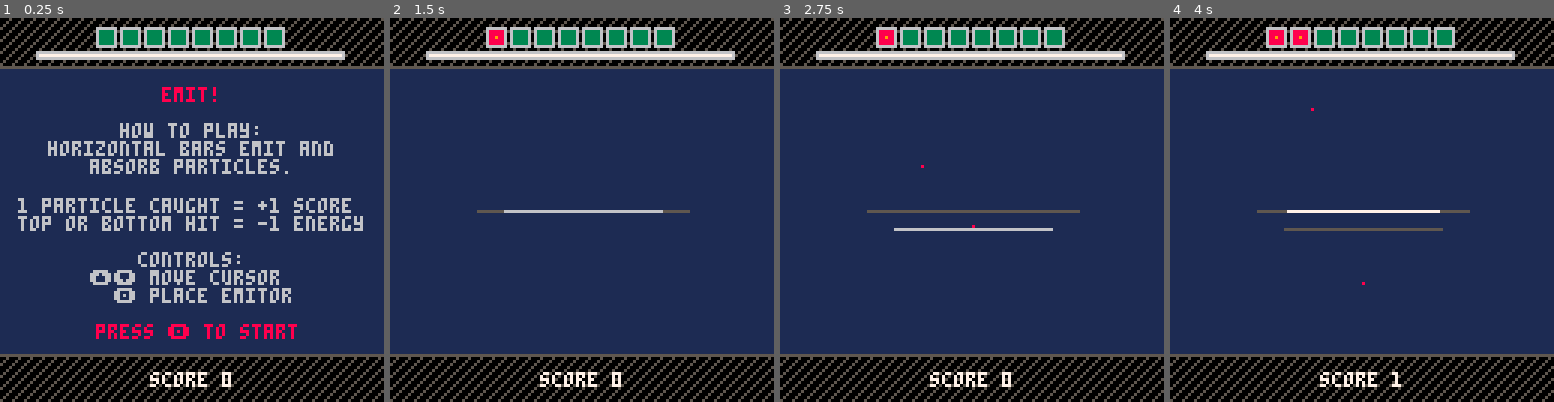
Above: before the commit, frames 1-4 (left to right).
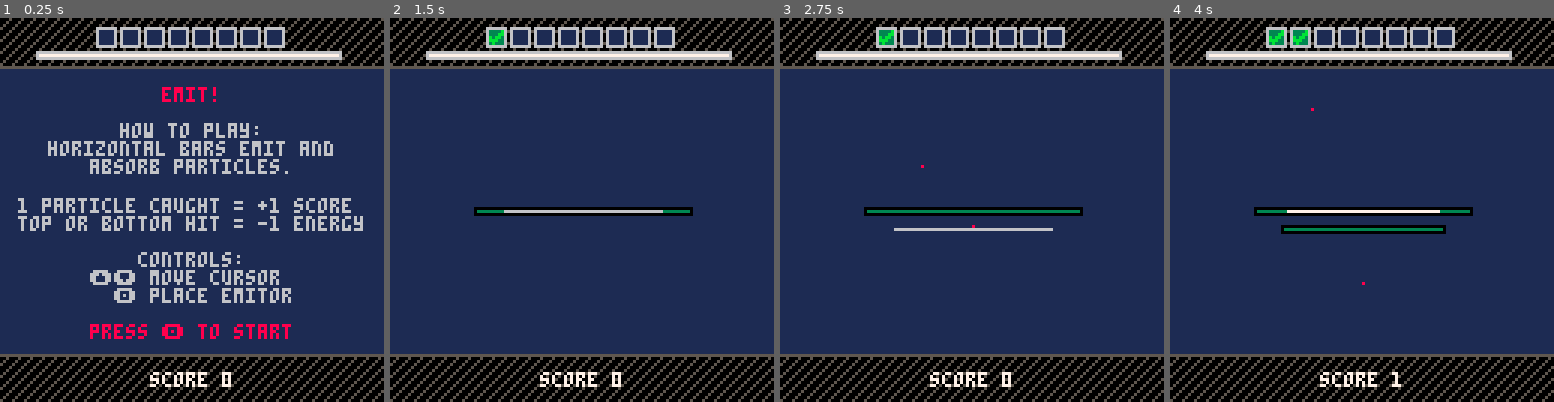
Above: after the commit, the same moments.

Repository: adam-sporka/pico-8-projects
Game: PICO-8 cartridge games/emitors/emitors.p8
Two runs of this game, one before a commit and one after it. Both use one fixed random seed, a clock stepped at 60 frames per second and the inputs below.
Inputs:
- Up to frame 1 (0.25 s): no input
- Up to frame 2 (1.5 s): tap O (Z key) at 0.33, 0.7, 1.43 s; tap X (X key) at 1.07 s
- Up to frame 3 (2.75 s): tap X (X key) at 2.07, 2.4, 2.73 s; tap O (Z key) at 2.22 s; hold Down from 2.42 s (still down)
- Up to frame 4 (4 s): release Down at 2.82 s; tap X (X key) at 3.07, 3.4, 3.73 s; tap O (Z key) at 3.1, 3.98 s; hold Up from 3.58 s (still down)

The runs differ from the first frame. In frame 1, 2.3% of the frame differs, in the area x 23-90%, y 3-84%; in frame 2, 2.3%; in frame 3, 2.6%; in frame 4, 3.3%, in the area x 21-90%, y 3-57%.

Commit message:
Emitors: Appearance

Diff:
--- a/games/emitors/emitors.p8
+++ b/games/emitors/emitors.p8
@@ -1,6 +1,8 @@
 pico-8 cartridge // http://www.pico-8.com
 version 16
 __lua__
+--emitors
+--by @adam_sporka
 last_y=0
 last_c=7
 function ctr(s,y,c,w)
@@ -17,6 +19,7 @@
 initial_energy=100
 max_emitors=8
 granularity=6
+emitor_crit_state=3
 --------
 screen=0
 frame=0
@@ -80,8 +83,9 @@
 		next=30,
 		shots=15,
 		draw=function(self)
-			clr=5
-			if self.shots<=3 then clr=2 end
+			rectfill(self.x1-1,self.y-1,self.x2+1,self.y+1,0)
+			clr=3
+			if self.shots<=emitor_crit_state then clr=2 end
 			line(self.x1,self.y,self.x2,self.y,clr)
 		end,
 		update=function(self)
@@ -102,6 +106,16 @@
 	})
 end
 --------
+function num_crit_emitors()
+	a=0
+	for e in all(emitors) do
+		if e.shots<=emitor_crit_state then
+			a+=1
+		end
+	end
+	return a
+end
+--------
 c=0 l=0 y=-1
 function new_current()
 	c=flr(64)
@@ -130,15 +144,19 @@
 end
 --------
 function draw_score()
+	crit=num_crit_emitors()
  for a=0,max_emitors-1 do
- 	s=6
- 	if #emitors<=a then s=3
+ 	s=4
+ 	if a<crit then s=5
+ 	elseif #emitors<=a then s=3
  	end
  	spr(s,64+a*8-max_emitors*4,2)
  end
- rectfill(12,11,12+102,13,6)
- line(13,12,13+100,12,0)
- line(13,12,13+energy,12,7)
+ rectfill(12,11,12+101,13,6)
+ line(13,12,13+99,12,0)
+ if energy>0 then
+	 line(13,12,13+energy-1,12,7)
+	end
 	score_lbl="score "..score
 	ctr(score_lbl,118,7)
 end
@@ -174,7 +192,7 @@
 	ctr("  🅾️ place emitor",nil,nil,1)
 	last_c=8
 	last_y=102
-	ctr("press 🅾️ to start")
+	ctr("press 🅾️ to start",nil,nil,1)
 end
 --------
 function draw_gameover()
@@ -248,146 +266,153 @@
 
 __gfx__
 00000000000000000005000500000000000000000000000000000000000000000000000000000000000000000000000000000000000000000000000000000000
-00000000000000000050005066666660666666606666666066666660666666600000000000000000000000000000000000000000000000000000000000000000
-00700700000000000500050063333360688988606888886068888860688888600000000000000000000000000000000000000000000000000000000000000000
-000770009a9a9a9a5000500063333360689998606889886068888860688888600000000000000000000000000000000000000000000000000000000000000000
-00077000a9a9a9a90005000563333360699999606899986068898860688888600000000000000000000000000000000000000000000000000000000000000000
-00700700000000000050005063333360689998606889886068888860688888600000000000000000000000000000000000000000000000000000000000000000
-00000000000000000500050063333360688988606888886068888860688888600000000000000000000000000000000000000000000000000000000000000000
-00000000000000005000500066666660666666606666666066666660666666600000000000000000000000000000000000000000000000000000000000000000
-…(136 lines of a section not shown)…
+00000000000000000050005066666660666666606666666000000000000000000000000000000000000000000000000000000000000000000000000000000000
+0070070000000000050005006111116063333b606228226000000000000000000000000000000000000000000000000000000000000000000000000000000000
+000770009a9a9a9a50005000611111606333bb606228226000000000000000000000000000000000000000000000000000000000000000000000000000000000
+00077000a9a9a9a900050005611111606b3bb3606228226000000000000000000000000000000000000000000000000000000000000000000000000000000000
+007007000000000000500050611111606bbb33606222226000000000000000000000000000000000000000000000000000000000000000000000000000000000
+0000000000000000050005006111116063b333606228226000000000000000000000000000000000000000000000000000000000000000000000000000000000
+00000000000000005000500066666660666666606666666000000000000000000000000000000000000000000000000000000000000000000000000000000000
+…(143 lines of a section not shown)…
Not shown, changed: the thumbnail (__label__) section of games/emitors/emitors.p8
Not shown, changed: the music (__music__) section of games/emitors/emitors.p8
Not shown, changed: the sound effects (__sfx__) section of games/emitors/emitors.p8
